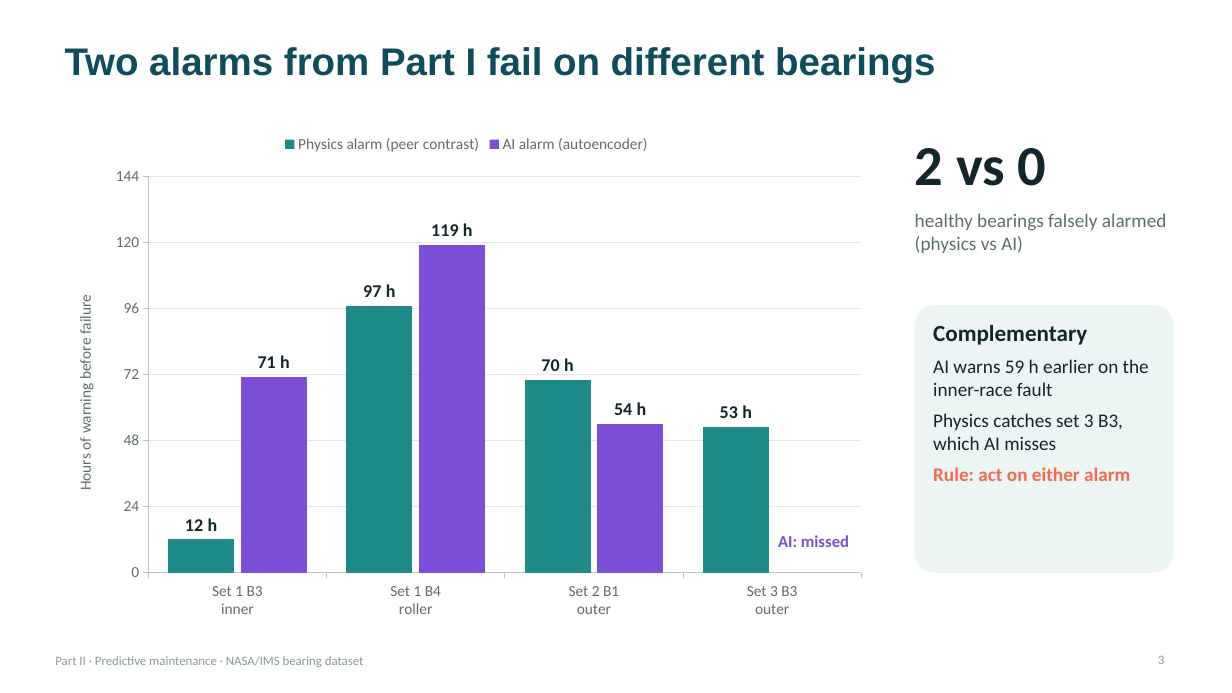
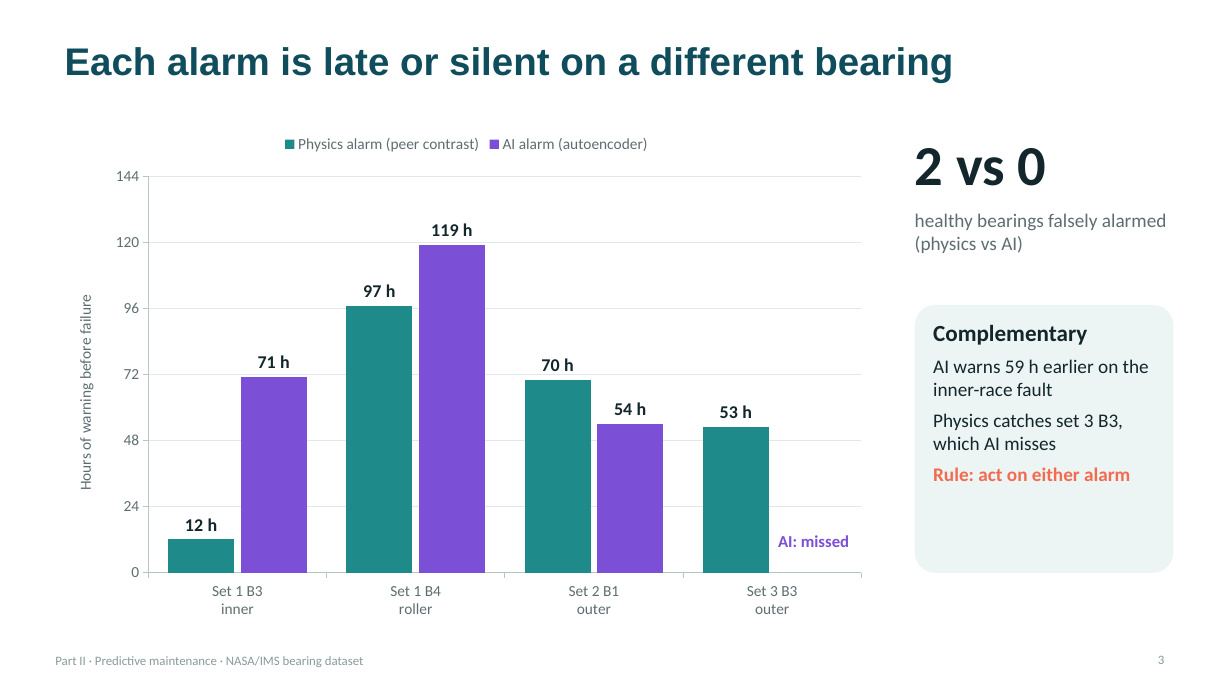
Before and after one commit to Adrian-Jotham/AISmartFactory, a slide deck: slide 3 of predictive_maintenance_part2.pptx. Drawn at 1232x693 pixels with LibreOffice and Linux fonts; fonts in the diff are those of the drawing. Boxes give left, top, right and bottom in pixels: in the first picture for what was removed or moved away, otherwise in the second. Text is boxed around its words. In the diff, an @@ line names an element or a change of style, - is before the commit and + after.

```diff
--- a/predictive_maintenance_part2.pptx
+++ b/predictive_maintenance_part2.pptx
@@ title at (x1=65, y1=47, x2=953, y2=83): text changed @@
-Two alarms from Part I fail on different bearings
+Each alarm is late or silent on a different bearing
```
Also in this commit, not shown: 5 other slides changed, 1 other file.
